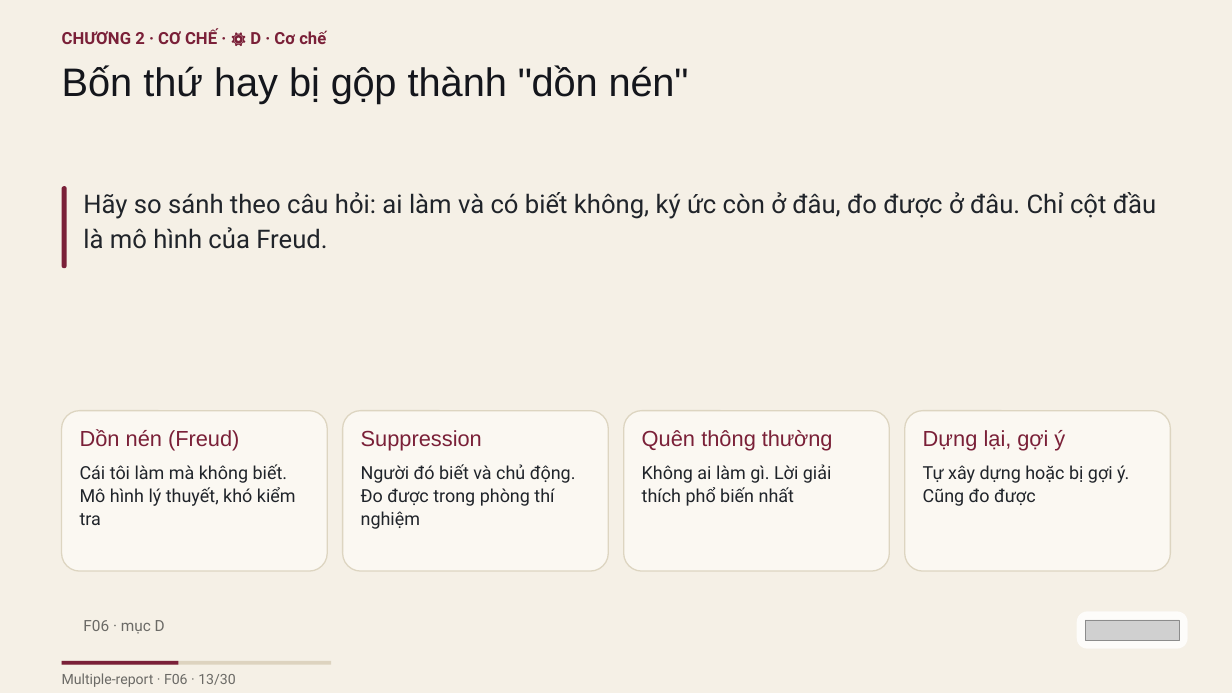
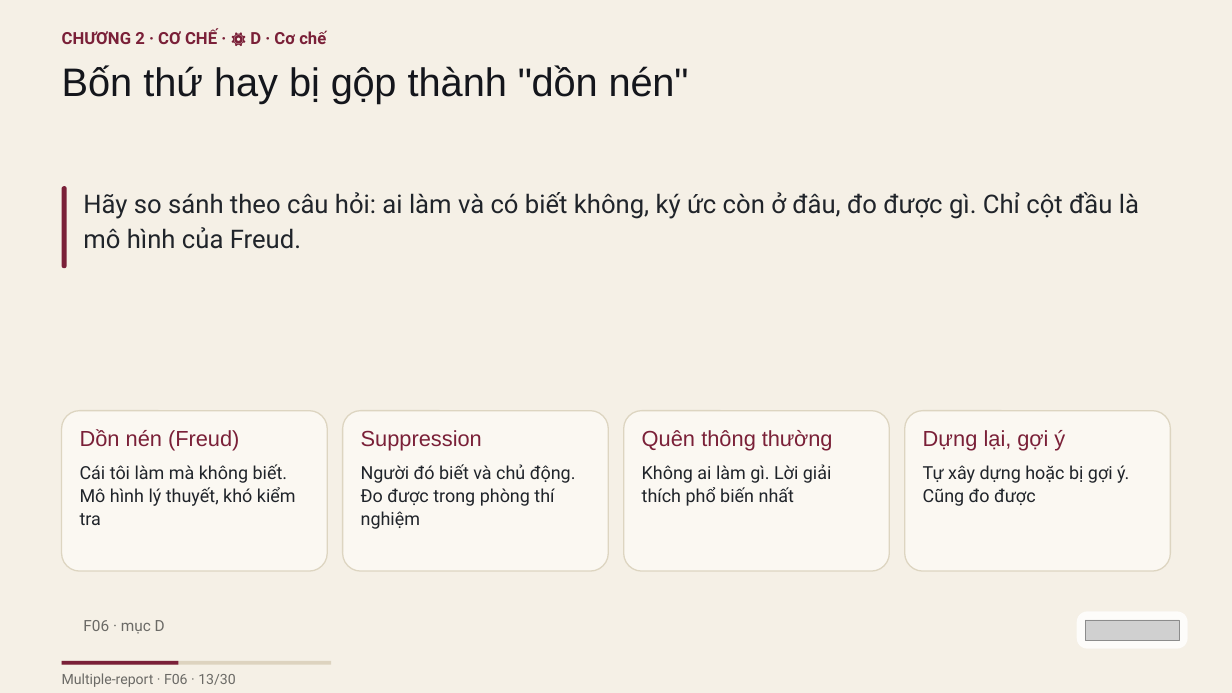
Before and after one commit to vohoailinh90/Multiple-report, a slide deck: slide 13 of psychology-knowledge/01-Sigmund-Freud/visuals/f06.pptx. Drawn at 1232x693 pixels with LibreOffice and Linux fonts; fonts in the diff are those of the drawing; grey boxes stand for pictures. Boxes give left, top, right and bottom in pixels: in the first picture for what was removed or moved away, otherwise in the second. Text is boxed around its words. In the diff, an @@ line names an element or a change of style, - is before the commit and + after.

```diff
--- a/psychology-knowledge/01-Sigmund-Freud/visuals/f06.pptx
+++ b/psychology-knowledge/01-Sigmund-Freud/visuals/f06.pptx
@@ text at (83, 192, 1139, 249): text changed @@
-Hãy so sánh theo câu hỏi: ai làm và có biết không, ký ức còn ở đâu, đo được ở đâu. Chỉ cột đầu là mô hình của Freud.
+Hãy so sánh theo câu hỏi: ai làm và có biết không, ký ức còn ở đâu, đo được gì. Chỉ cột đầu là mô hình của Freud.
```
Also in this commit, not shown: 1 other slide changed, 2 other files.
